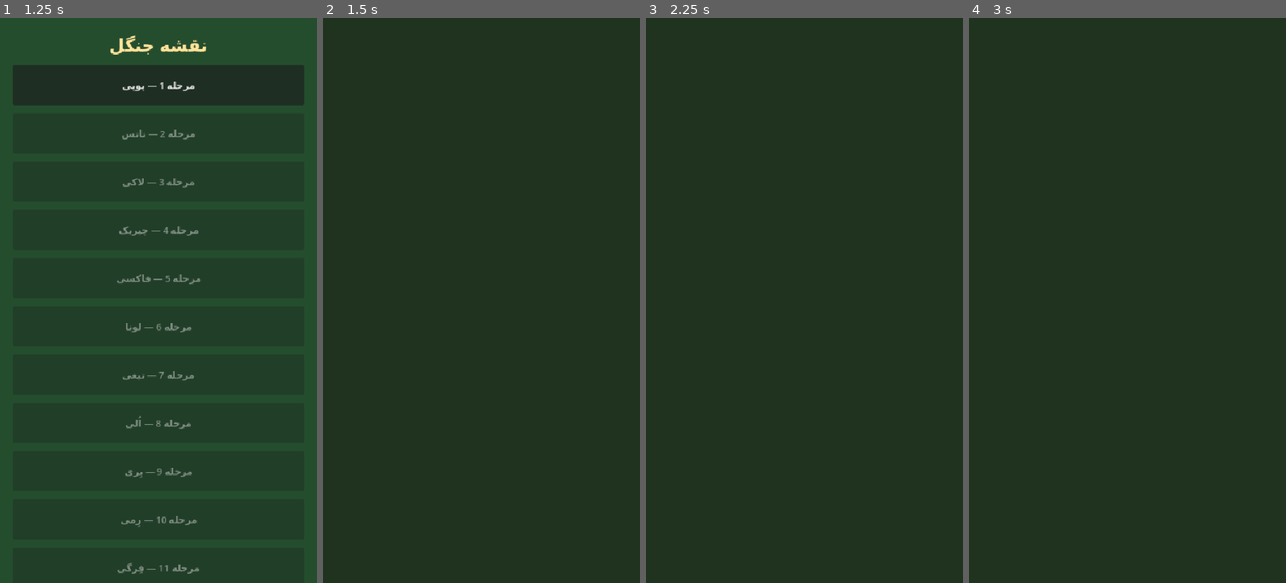
Above: before the commit, frames 1-4 (left to right).
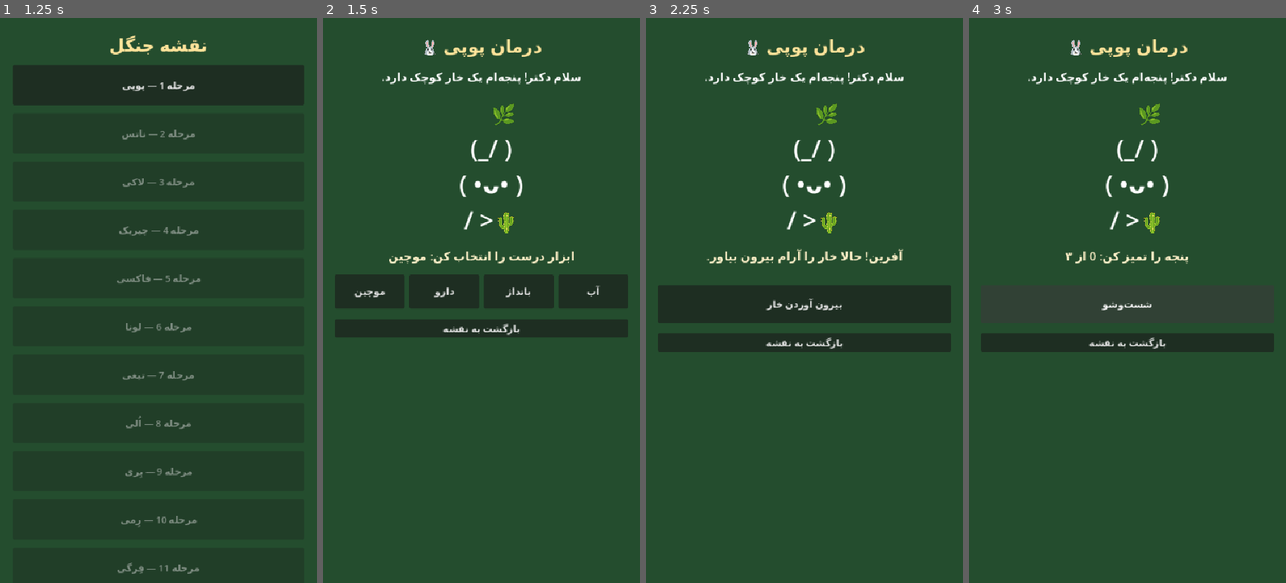
Above: after the commit, the same moments.

Repository: Javadmk1/Forest-Emergency-Vet
Game: Godot game, scene res://scenes/main_menu.tscn
Two runs of this game, one before a commit and one after it. Both use one fixed random seed, a clock stepped at 60 frames per second and the inputs below.
Inputs (mouse positions are in pixels of both pictures, inside the frame that each line leads up to):
- Up to frame 1 (1.25 s): click "شروع بازی" at 0.5 s
- Up to frame 2 (1.5 s): click "مرحله 1 — پوپی" at 1.25 s
- Up to frame 3 (2.25 s): click (693, 289) at 2 s, where only the run after the commit has a clickable "موچین"
- Up to frame 4 (3 s): click (1127, 306) at 2.75 s, where only the run after the commit has a clickable "بیرون آوردن خار"

Frame 1 is identical in both runs. In frame 2, 92% of the frame differs, in the area x 0-100%, y 0-100%; in frame 3, 91%; in frame 4, 91%.
Error before the commit: Parse Error: Invalid escape in string. (res://scripts/treatment.gd:48)

Commit message:
Fix invalid GDScript escape in rabbit illustration

Diff:
--- a/scripts/treatment.gd
+++ b/scripts/treatment.gd
@@ -45,7 +45,7 @@
     layout.add_child(animal)
 
     var illustration := Label.new()
-    illustration.text = "       🌿\n   (\_/ )\n   ( •ᴗ• )\n   / >🌵"
+    illustration.text = "       🌿\n   (_/ )\n   ( •ᴗ• )\n   / >🌵"
     illustration.horizontal_alignment = HORIZONTAL_ALIGNMENT_CENTER
     illustration.add_theme_font_size_override("font_size", 42)
     illustration.custom_minimum_size.y = 220
